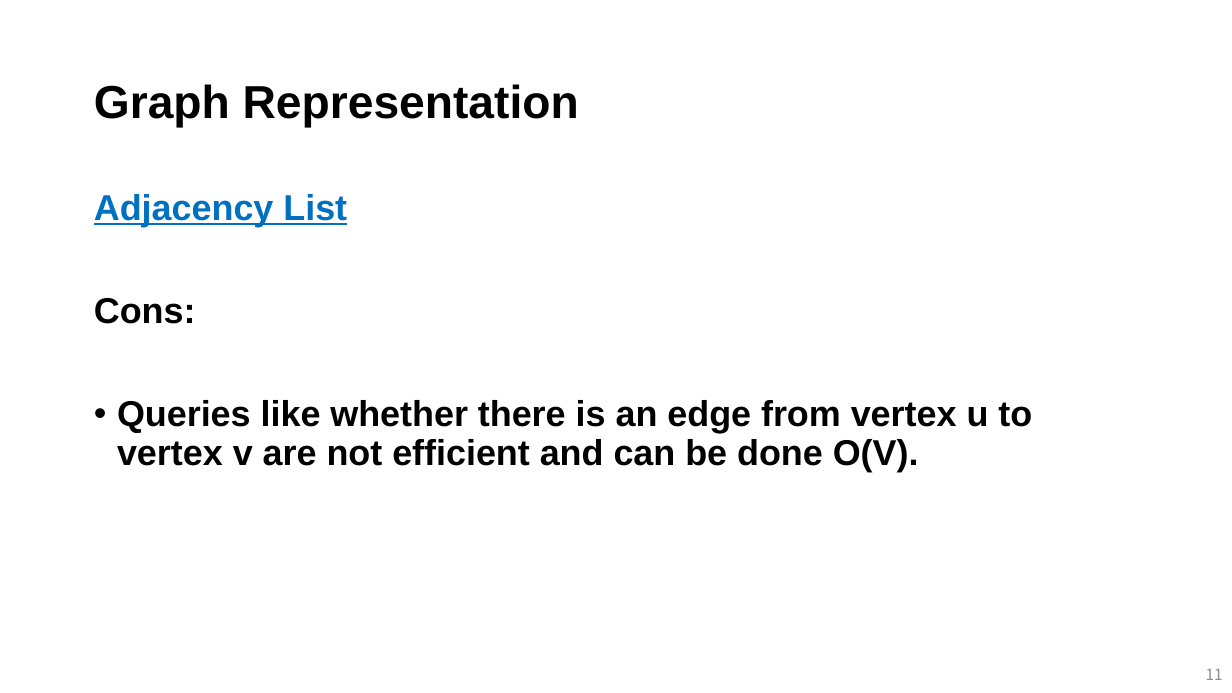
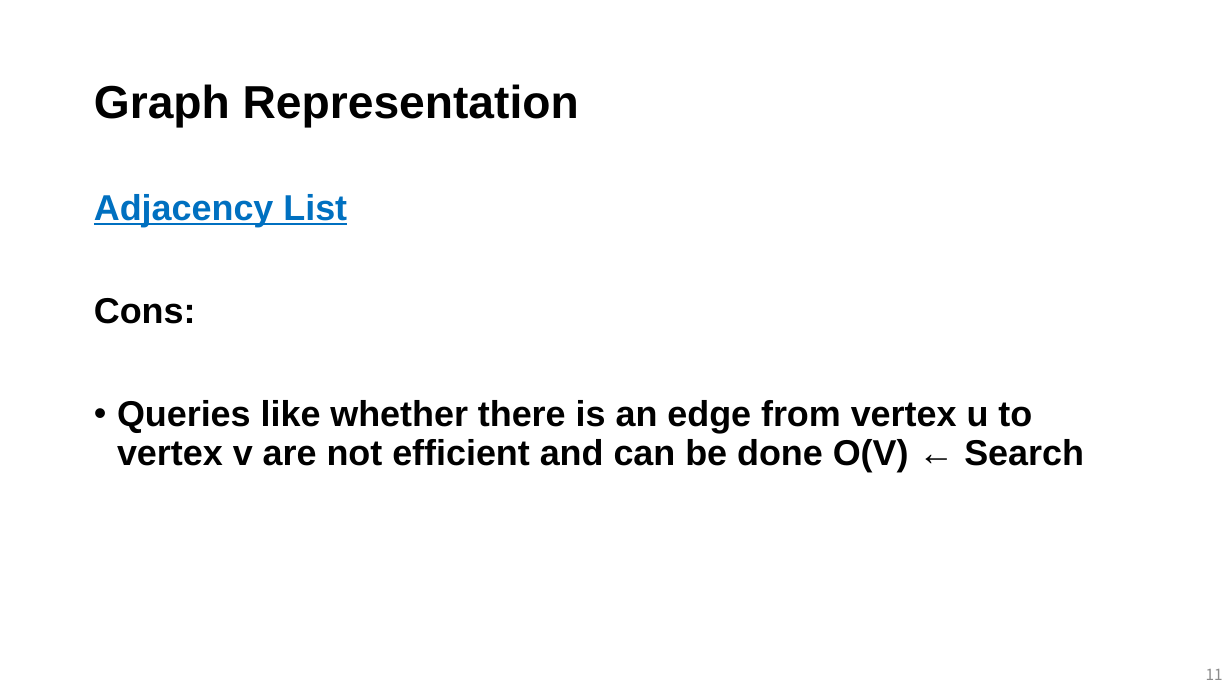
Before and after one commit to mlailab-skku/mlailab-skku.github.io, a slide deck: slide 11 of files/graph_algorithm_1.pptm. Drawn at 1232x693 pixels with LibreOffice and Linux fonts; fonts in the diff are those of the drawing. Boxes give left, top, right and bottom in pixels: in the first picture for what was removed or moved away, otherwise in the second. Text is boxed around its words. In the diff, an @@ line names an element or a change of style, - is before the commit and + after.

```diff
--- a/files/graph_algorithm_1.pptm
+++ b/files/graph_algorithm_1.pptm
@@ text at [117,400,1084,472]: text changed @@
-• Queries like whether there is an edge from vertex u to vertex v are not efficient and can be done O(V).
+• Queries like whether there is an edge from vertex u to vertex v are not efficient and can be done O(V) ← Search
```
Also in this commit, not shown: 3 other slides changed, 1 slide added, 4 other files.
